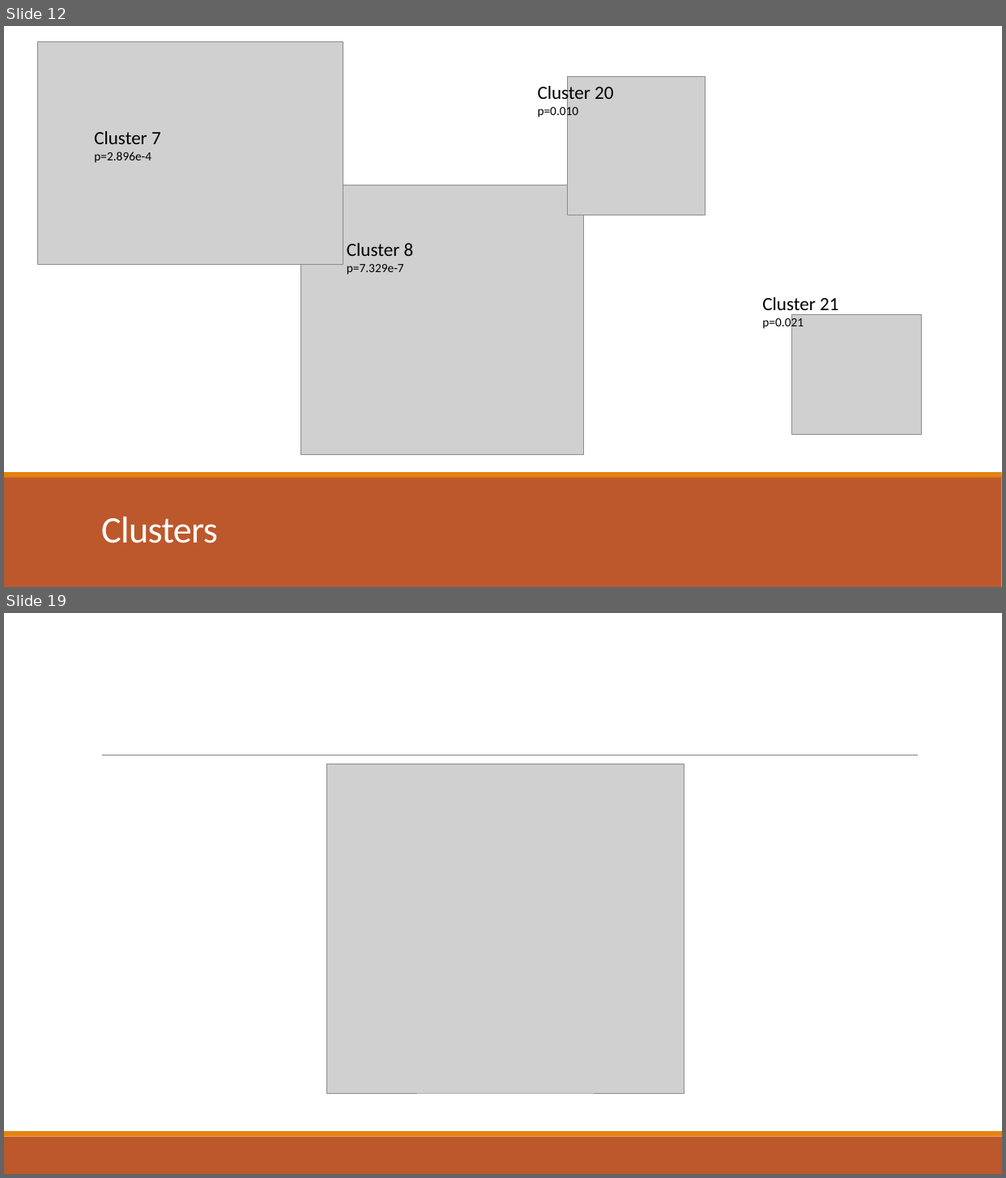
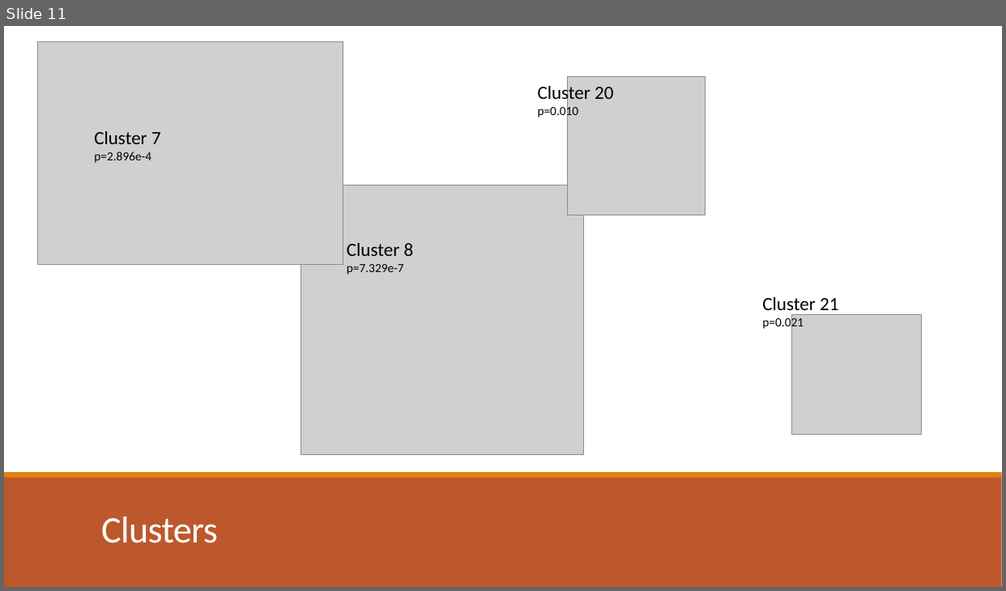
Before and after one commit to dyaom/REHS-2019, a slide deck: Cataract.pptx. Shown one above the other, each under a label of ours: slides 12 and 19 before the commit, slide 11 after it; the slides between them are not shown. The pictures are 1006x1178 and 1006x591 pixels, drawn with LibreOffice and Linux fonts; fonts in the diff are those of the drawing; grey boxes stand for pictures. Boxes give left, top, right and bottom in pixels: in the first picture for what was removed or moved away, otherwise in the second. Text is boxed around its words. In the diff, an @@ line names an element or a change of style, - is before the commit and + after.

```diff
--- a/Cataract.pptx
+++ b/Cataract.pptx
@@ slide 19 removed at [4,613,1002,1174], background #FFFFFF @@
@@ line removed from (102, 756) to (918, 756) @@
@@ picture removed at [326,764,684,1093] @@
@@ rectangle removed at [4,1137,1002,1174] @@
@@ rectangle removed at [4,1131,1002,1137] @@
@@ what was slide 12 is now slide 11 @@
```
Also in this commit, not shown: 8 slides changed, 3 slides added, 1 other slide removed, 1 other file.
